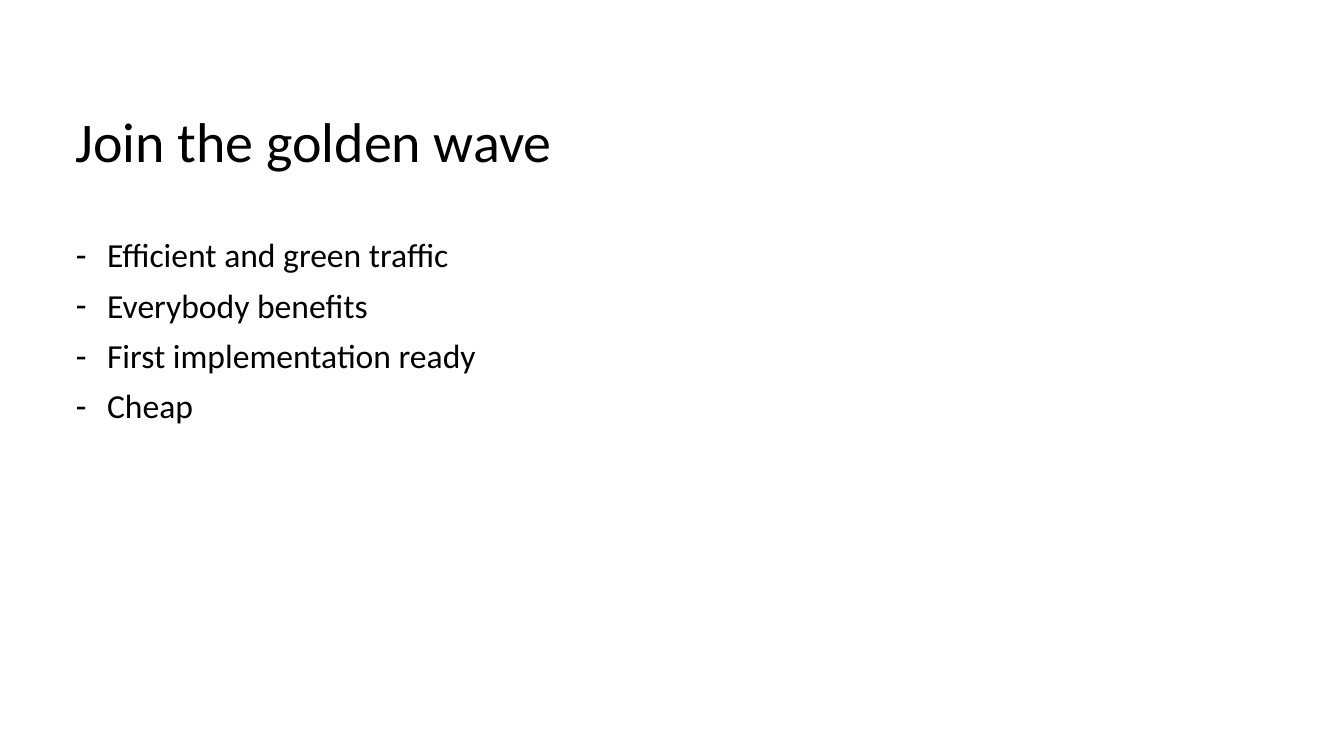
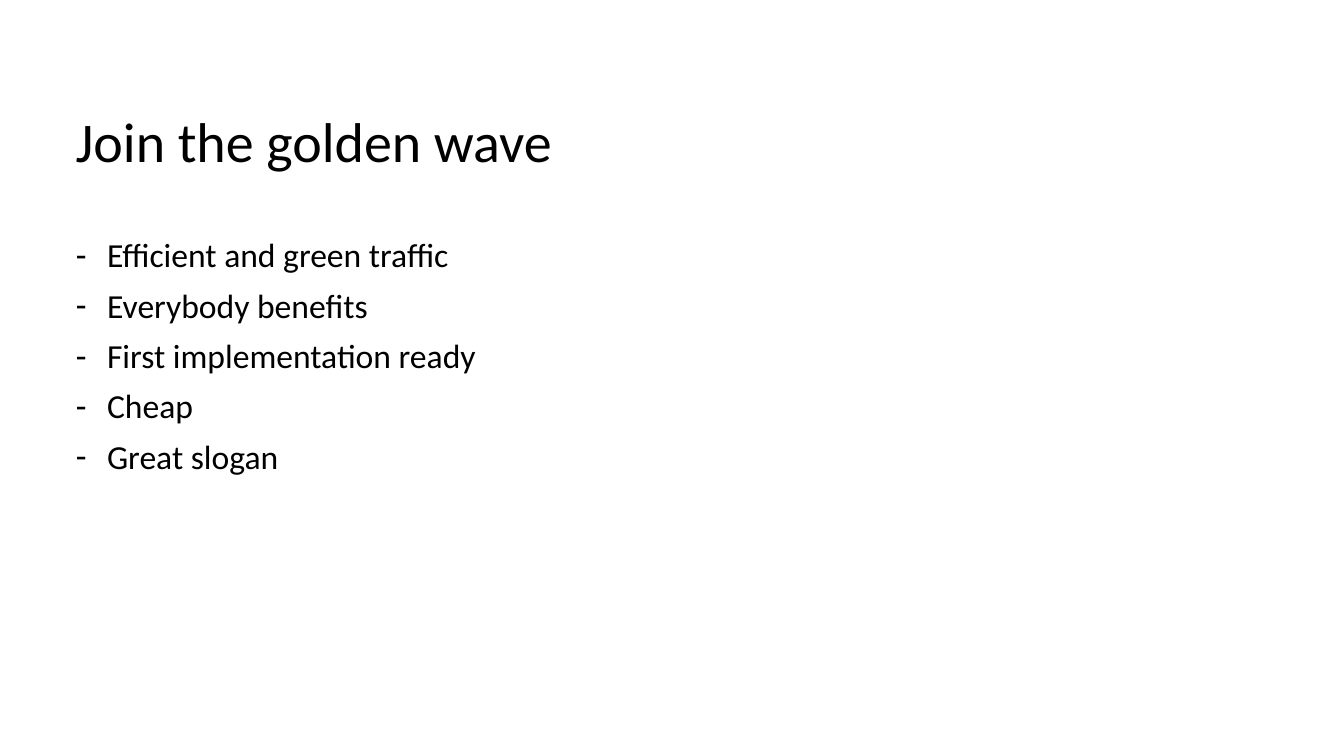
Before and after one commit to Quixotte/hacktheroad, a slide deck: slide 5 of pitch.pptx (slide 8 before the commit). Drawn at 1344x756 pixels with LibreOffice and Linux fonts; fonts in the diff are those of the drawing; background and template pictures are left out. Boxes give left, top, right and bottom in pixels: in the first picture for what was removed or moved away, otherwise in the second. Text is boxed around its words. In the diff, an @@ line names an element or a change of style, - is before the commit and + after.

Commit message:
pitch updated

```diff
--- a/pitch.pptx
+++ b/pitch.pptx
@@ text at [107, 445, 278, 475]: paragraph added @@
+– Great slogan
```
Also in this commit, not shown: 1 slide added, 4 slides removed, 1 other file.
